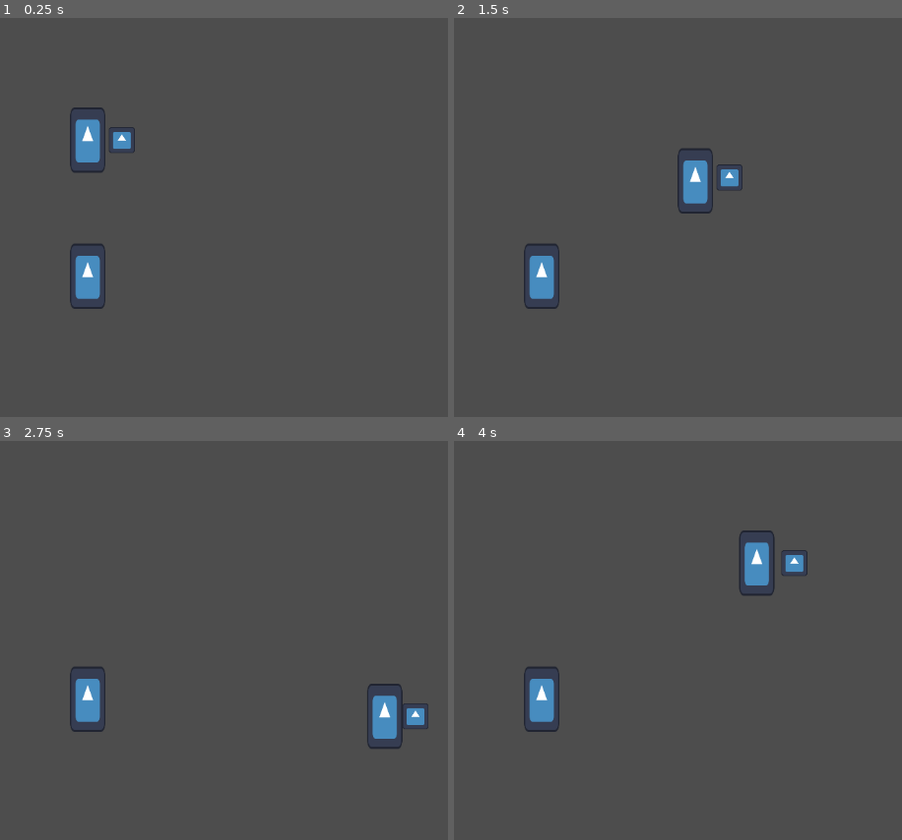
Above: before the commit, frames 1-4 (two rows, left to right).
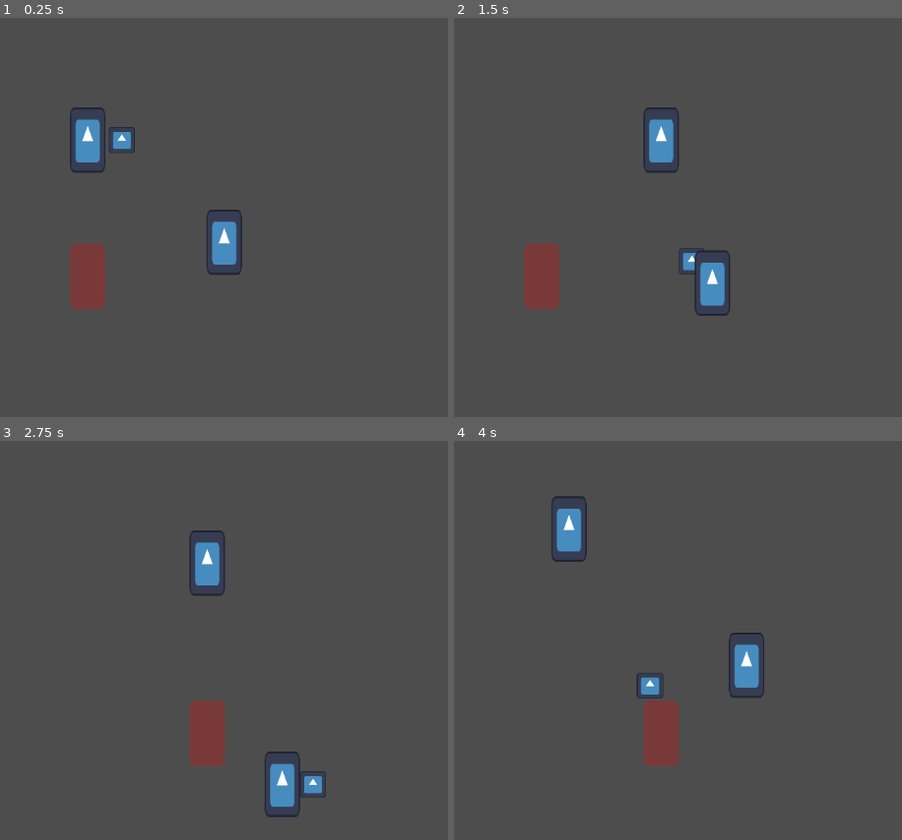
Above: after the commit, the same moments.

Repository: david8zhang/spooky-soccer
Game: Godot game, scene res://scenes/Main.tscn
Same seed, same stepped clock (60 frames per second), same inputs: the game is played once before the commit and once after it. The engine's default icon, where the game draws it, is replaced by a stand-in: a white triangle on a blue panel in a dark square.
Inputs:
- Up to frame 1 (0.25 s): no input
- Up to frame 2 (1.5 s): tap Enter at 0.5 s; hold Right (move_right) 0.53-1.28 s; tap Space (pass, bound only after the commit) at 0.6, 1.35 s; hold Down (move_down) from 1.28 s (still down)
- Up to frame 3 (2.75 s): release Down (move_down) at 2.03 s; hold Right (move_right) from 2.03 s (still down); tap Space (pass, bound only after the commit) at 2.1 s
- Up to frame 4 (4 s): release Right (move_right) at 2.78 s; hold Up (move_up) 2.78-3.53 s; tap Space (pass, bound only after the commit) at 2.85, 3.6 s; hold Left (move_left) from 3.53 s (still down)

The runs differ from the first frame. In frame 1, 2.0% of the frame differs, in the area x 15-55%, y 48-73%; in frame 2, 4.0%; in frame 3, 4.9%; in frame 4, 4.9%, in the area x 15-79%, y 13-82%.

Commit message:
added passing

Diff:
--- a/project.godot
+++ b/project.godot
@@ -45,6 +45,11 @@
 , Object(InputEventKey,"resource_local_to_scene":false,"resource_name":"","device":-1,"window_id":0,"alt_pressed":false,"shift_pressed":false,"ctrl_pressed":false,"meta_pressed":false,"pressed":false,"keycode":0,"physical_keycode":83,"key_label":0,"unicode":115,"echo":false,"script":null)
 ]
 }
+pass={
+"deadzone": 0.5,
+"events": [Object(InputEventKey,"resource_local_to_scene":false,"resource_name":"","device":-1,"window_id":0,"alt_pressed":false,"shift_pressed":false,"ctrl_pressed":false,"meta_pressed":false,"pressed":false,"keycode":0,"physical_keycode":32,"key_label":0,"unicode":32,"echo":false,"script":null)
+]
+}
 
 [physics]
 
--- a/scripts/FieldPlayer.gd
+++ b/scripts/FieldPlayer.gd
@@ -4,6 +4,13 @@
 const SPEED = 300.0
 var is_selected = false
 var has_possession = false
+var curr_direction
+var pass_target
+
+enum Direction {
+	LEFT,
+	RIGHT
+}
 
 @onready var game = get_node("/root/Main") as Game
 var field_manager
@@ -19,15 +26,71 @@
 			velocity.y += 1
 		if Input.is_action_pressed("move_up"):
 			velocity.y -= 1
+
 		if velocity.length() > 0:
 			velocity = velocity.normalized() * SPEED
 
-		if has_possession:
-			var ball = game.ball as RigidBody2D
-			ball.global_position = Vector2(global_position.x + 50, global_position.y)
-		move_and_slide()
+		if velocity.x < 0:
+			curr_direction = Direction.LEFT
+		elif velocity.x > 0:
+			curr_direction = Direction.RIGHT
+
+	if has_possession:
+		# Pass ball
+		if Input.is_action_just_pressed("pass"):
+			pass_ball()
+
+		var ball = game.ball as RigidBody2D
+		var x_diff = -50 if curr_direction == Direction.LEFT else 50
+		ball.global_position = Vector2(global_position.x + x_diff, global_position.y)
+	update_pass_target(velocity)
+	move_and_slide()
+
+
+func update_pass_target(curr_velocity: Vector2):
+	var src_position = global_position + curr_velocity
+	var closest_player
+	var min_dist = INF
+	for player in field_manager.field_players:
+		if player != self:
+			var dist = src_position.distance_to(player.global_position)
+			if dist < min_dist:
+				min_dist = dist
+				closest_player = player
+
+	# Update pass target
+	if pass_target != null and pass_target != closest_player:
+		pass_target.hide_highlight()
+	pass_target = closest_player
+	if has_possession:
+		pass_target.show_highlight()
+
+func show_highlight():
+	self.modulate = Color(255, 0, 0, 0.25)
+
+func hide_highlight():
+	self.modulate = Color.WHITE
+
+func pass_ball():
+	if pass_target != null:
+		lose_poss_of_ball()
+		var ball = game.ball
+		ball.show()
+		ball.global_position = self.global_position
+		ball.set_gravity_scale(0)
+		var tween = create_tween()
+		tween.tween_property(ball, "global_position", pass_target.global_position, 0.5)
+		var cb = Callable(self, "on_completed_pass").bind(pass_target)
+		tween.finished.connect(cb)
+
+func on_completed_pass(target):
+	is_selected = false
+	target.take_poss_of_ball()
+	target.is_selected = true
+	pass_target = null
 
 func take_poss_of_ball():
+	hide_highlight()
 	has_possession = true
 
 func lose_poss_of_ball():
--- a/scripts/PlayerFieldManager.gd
+++ b/scripts/PlayerFieldManager.gd
@@ -11,6 +11,9 @@
 	},
 	{
 		"position": Vector2(-400, 100)
+	},
+	{
+		"position": Vector2(-200, 50)
 	}
 ]
 
